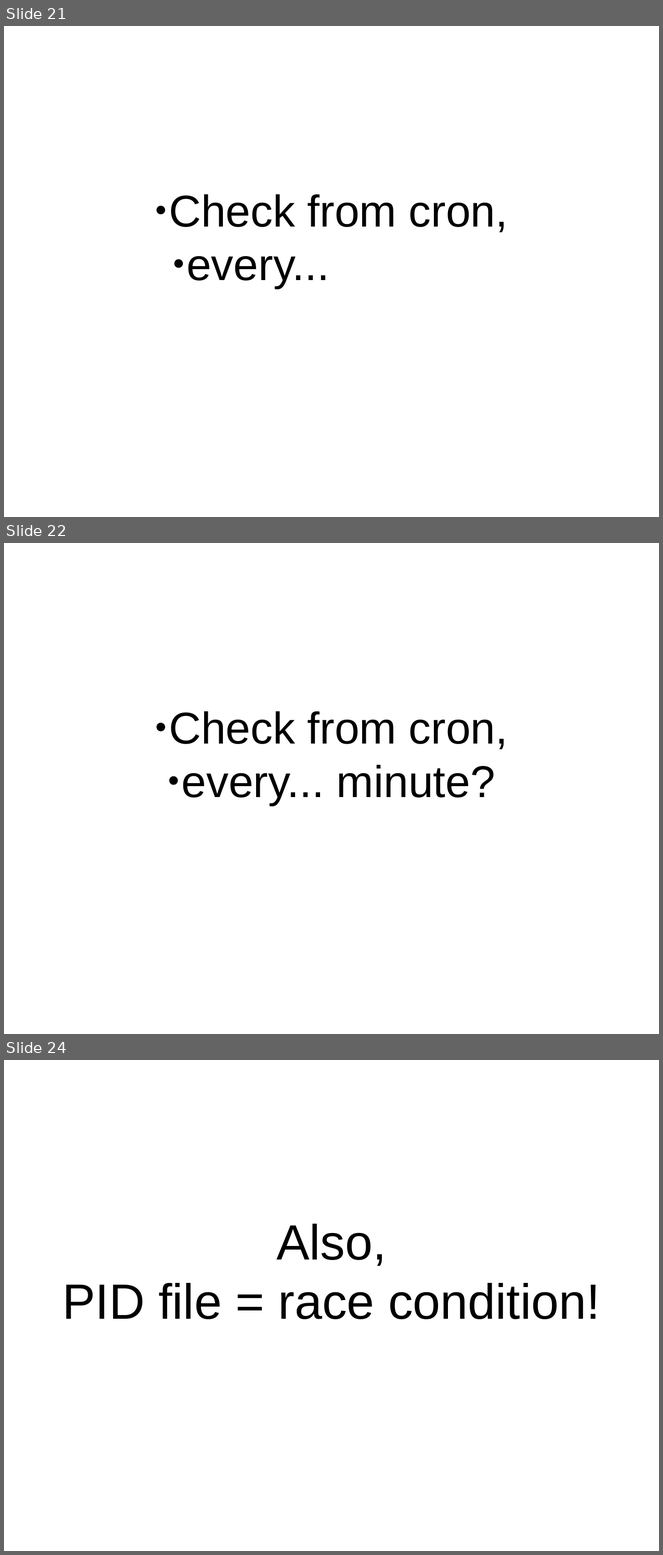
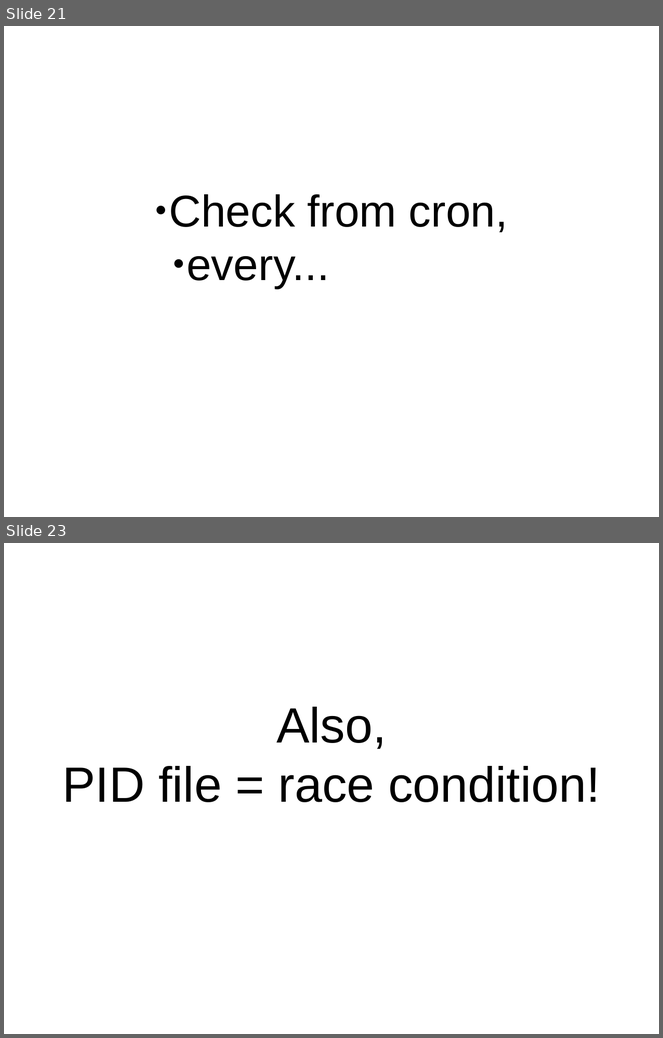
Before and after one commit to nrdvana/yapc-supervision-talk, a slide deck: slides.odp. Shown one above the other, each under a label of ours: slides 21, 22 and 24 before the commit, slides 21 and 23 after it; the slides between them are not shown. The pictures are 663x1555 and 663x1038 pixels, drawn with LibreOffice and Linux fonts; fonts in the diff are those of the drawing. Boxes give left, top, right and bottom in pixels: in the first picture for what was removed or moved away, otherwise in the second. Text is boxed around its words. In the diff, an @@ line names an element or a change of style, - is before the commit and + after.

```diff
--- a/slides.odp
+++ b/slides.odp
@@ slide 22 removed at [4,543,659,1034], background #FFFFFF @@
@@ subtitle removed at [169,711,508,806] @@
-● Check from cron,
-● every... minute?
@@ what was slide 24 is now slide 23 @@
```
Also in this commit, not shown: 21 slides changed, 1 other file.
